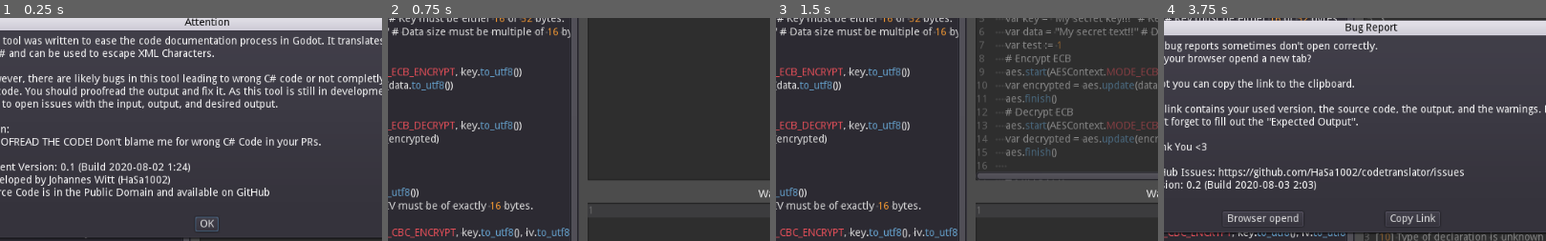
Above: before the commit, frames 1-4 (left to right).
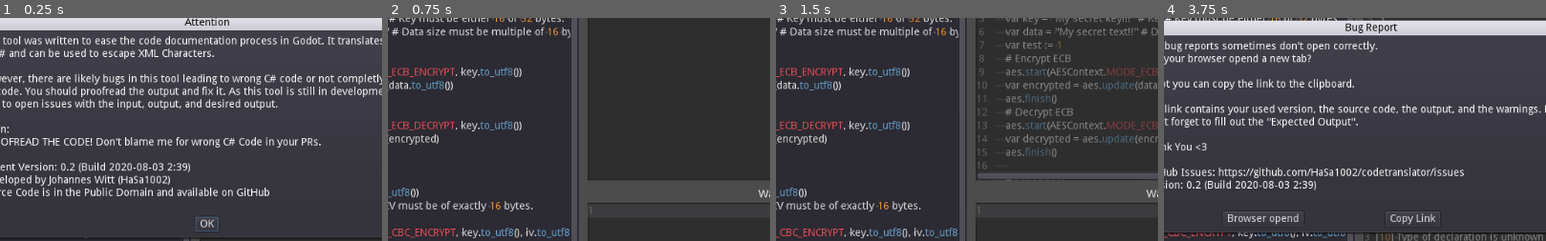
Above: after the commit, the same moments.

Repository: HaSa1002/codetranslator
Game: Godot game, scene res://Translator.tscn
Same seed, same stepped clock (60 frames per second), same inputs: the game is played once before the commit and once after it.
Inputs:
- Up to frame 1 (0.25 s): no input
- Up to frame 2 (0.75 s): click "OK" at 0.5 s
- Up to frame 3 (1.5 s): click "Escape XML" at 1.25 s
- Up to frame 4 (3.75 s): click "Output C#" at 2 s; click "Regenerate" at 2.75 s; click "Report Bug" at 3.5 s
The pictures show only the part of the screen within x 23-73%, y 24-74%; the shares and areas given below are measured in that part.

The runs differ from the first frame. In frame 1, 0.1% of the frame differs, in the area x 18-50%, y 64-69%; in frame 2, nothing differs; in frame 3, nothing differs; in frame 4, less than 0.1%.

Commit message:
Directly insert version in about popup

Diff:
--- a/Translator.gd
+++ b/Translator.gd
@@ -9,7 +9,7 @@
 
 
 const GITHUB_URL = "https://github.com/HaSa1002/codetranslator/"
-const VERSION = "0.2 (Build 2020-08-03 2:03)"
+const VERSION = "0.2 (Build 2020-08-03 2:39)"
 
 
 ## Contains virtual functions that are automatically parsed as such
@@ -124,6 +124,7 @@
 export var paste_bug : NodePath
 
 func _ready():
+	get_node(about_popup).dialog_text = get_node(about_popup).dialog_text % VERSION
 	$Controls/Paste.visible = OS.has_feature("JavaScript")
 	pass # Replace with function body.
 
--- a/Translator.tscn
+++ b/Translator.tscn
@@ -253,7 +253,7 @@
 Again:
 PROOFREAD THE CODE! Don't blame me for wrong C# Code in your PRs.
 
-Current Version: 0.1 (Build 2020-08-02 1:24)
+Current Version: %s
 Developed by Johannes Witt (HaSa1002)
 Source Code is in the Public Domain and available on GitHub
 "
